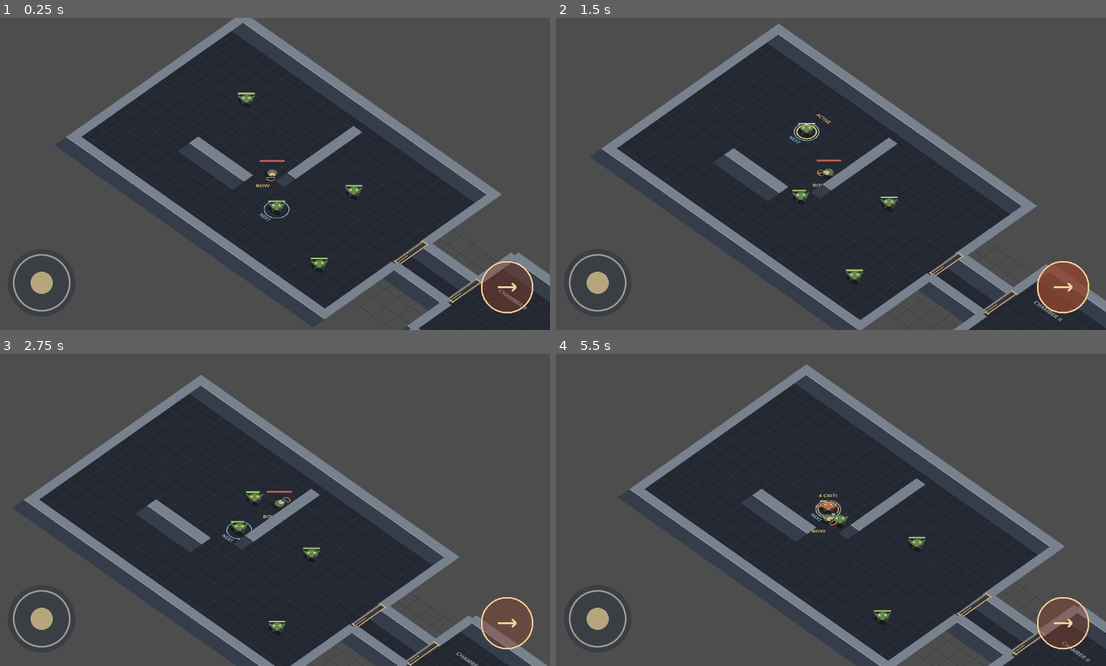
Above: before the commit, frames 1-4 (two rows, left to right).
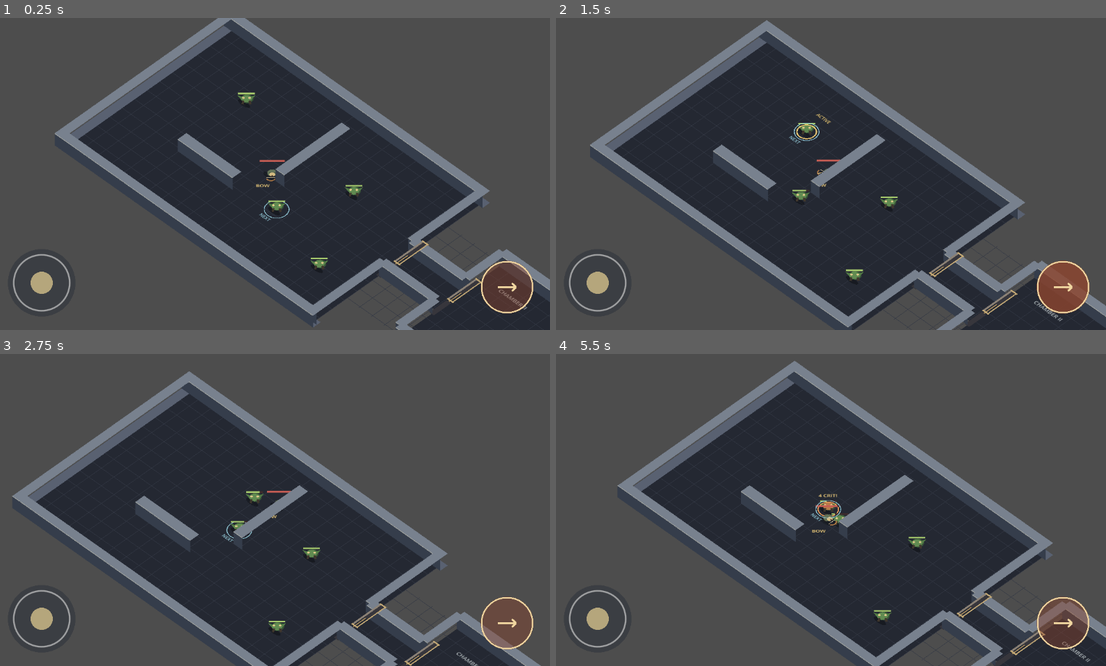
Above: after the commit, the same moments.

Repository: Jonty303/Project-Gauntlands
Game: Godot game, scene res://scenes/main.tscn
The game is run twice, just before and just after one commit, with the same random seed, the same clock (stepped at 60 frames per second) and the same inputs.
Inputs (mouse positions are in pixels of both pictures, inside the frame that each line leads up to):
- Up to frame 1 (0.25 s): no input
- Up to frame 2 (1.5 s): tap Enter (ui_accept) at 0.5 s; drag from (600, 283) to (886, 105) at 0.52 s; drag from (1062, 286) to (798, 236) at 1.27 s
- Up to frame 3 (2.75 s): move the mouse to (330, 441) at 2.02 s; hold D (move_right) from 2.03 s (still down); tap Q (target_previous) at 2.1 s
- Up to frame 4 (5.5 s): release D (move_right) at 2.75 s; drag from (798, 572) to (660, 463) at 2.77 s; move the mouse to (996, 556) at 3.52 s; hold A (move_left) 3.53-4.25 s; hold Space (attack) 3.53-4.25 s; tap Enter (ui_accept) at 3.77 s; drag from (660, 463) to (743, 432) at 4.27 s; move the mouse to (858, 510) at 5.02 s; hold S (move_down) from 5.03 s (still down); tap Q (target_previous) at 5.1 s; click (858, 510) at 5.17 s

The runs differ from the first frame. In frame 1, 10% of the frame differs, in the area x 9-100%, y 0-100%; in frame 2, 9.8%; in frame 3, 9.6%; in frame 4, 9.7%.

Commit message:
Keep raised wall height vertical in diamond camera view

Diff:
--- a/scripts/raised_wall.gd
+++ b/scripts/raised_wall.gd
@@ -9,9 +9,10 @@
     var left := -wall_size.x * 0.5
     var right := wall_size.x * 0.5
     var back := -wall_size.y
+    var rise := Vector2(0, -HEIGHT).rotated(-PI / 4.0)
     draw_colored_polygon(PackedVector2Array([
         Vector2(left, 0), Vector2(right, 0),
-        Vector2(right, -HEIGHT), Vector2(left, -HEIGHT)
+        Vector2(right, 0) + rise, Vector2(left, 0) + rise
     ]), FACE)
-    draw_rect(Rect2(Vector2(left, back - HEIGHT), wall_size), TOP)
-    draw_line(Vector2(left, -HEIGHT), Vector2(right, -HEIGHT), Color("#9b9e9b"), 2.0)
+    draw_colored_polygon(PackedVector2Array([Vector2(left, back) + rise, Vector2(right, back) + rise, Vector2(right, 0) + rise, Vector2(left, 0) + rise]), TOP)
+    draw_line(Vector2(left, 0) + rise, Vector2(right, 0) + rise, Color("#9b9e9b"), 2.0)
